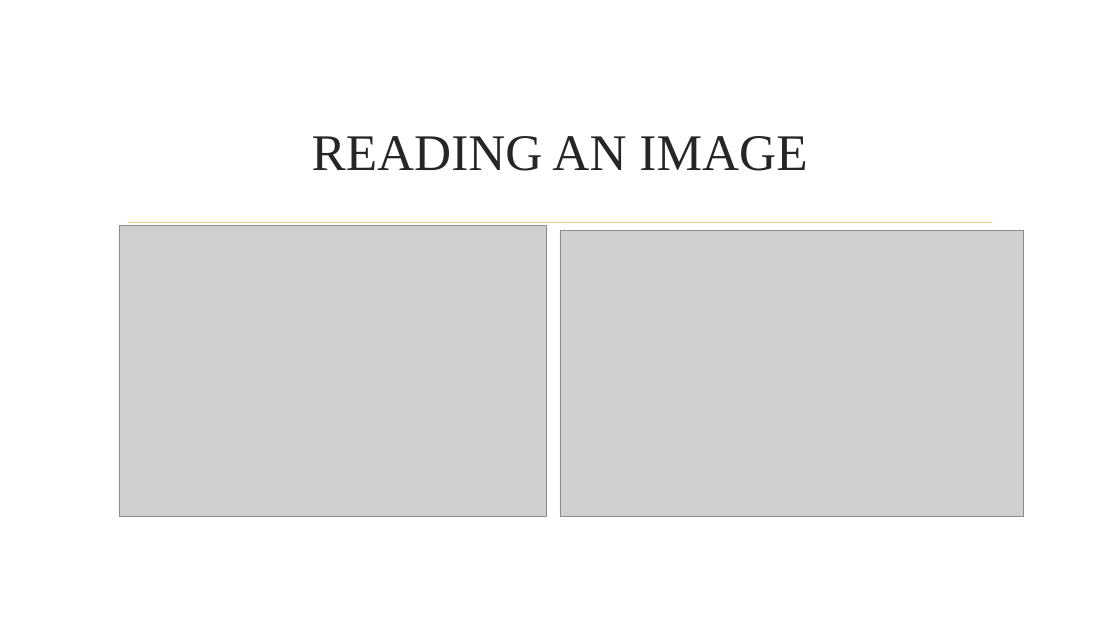
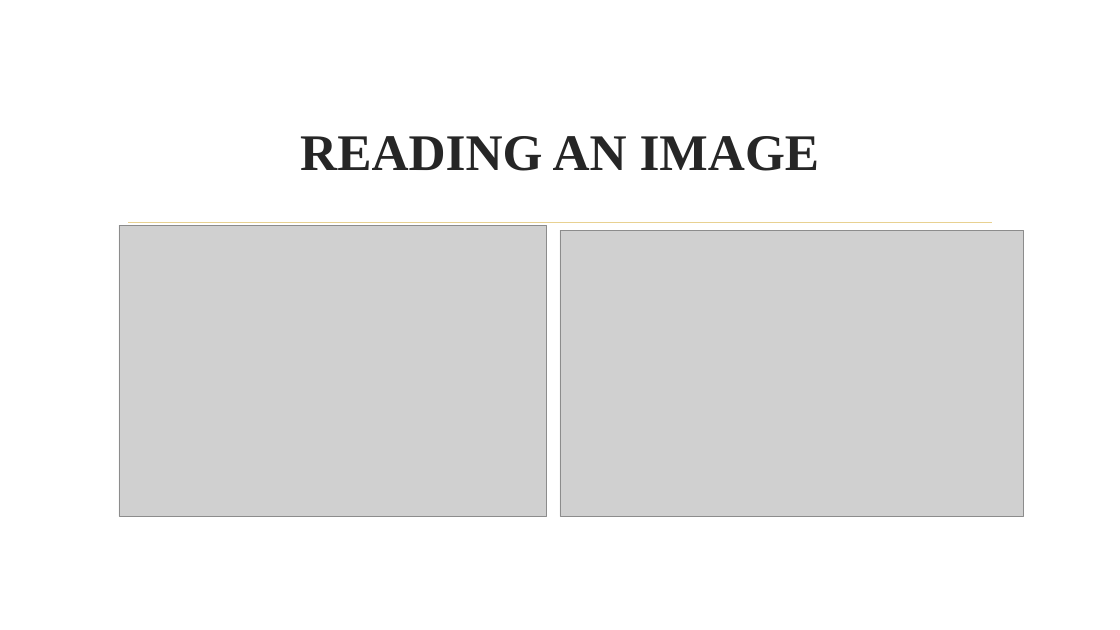
Before and after one commit to jsureka/ImageX, a slide deck: slide 7 of SOFTWARE PROJECT LAB -1.pptx. Drawn at 1120x630 pixels with LibreOffice and Linux fonts; fonts in the diff are those of the drawing; grey boxes stand for pictures; background and template pictures are left out. Boxes give left, top, right and bottom in pixels: in the first picture for what was removed or moved away, otherwise in the second. Text is boxed around its words. In the diff, an @@ line names an element or a change of style, - is before the commit and + after.

```diff
--- a/SOFTWARE PROJECT LAB -1.pptx
+++ b/SOFTWARE PROJECT LAB -1.pptx
@@ title "READING AN IMAGE" at [300,136,820,171]: bold on @@
```
Also in this commit, not shown: 2 other slides changed.
